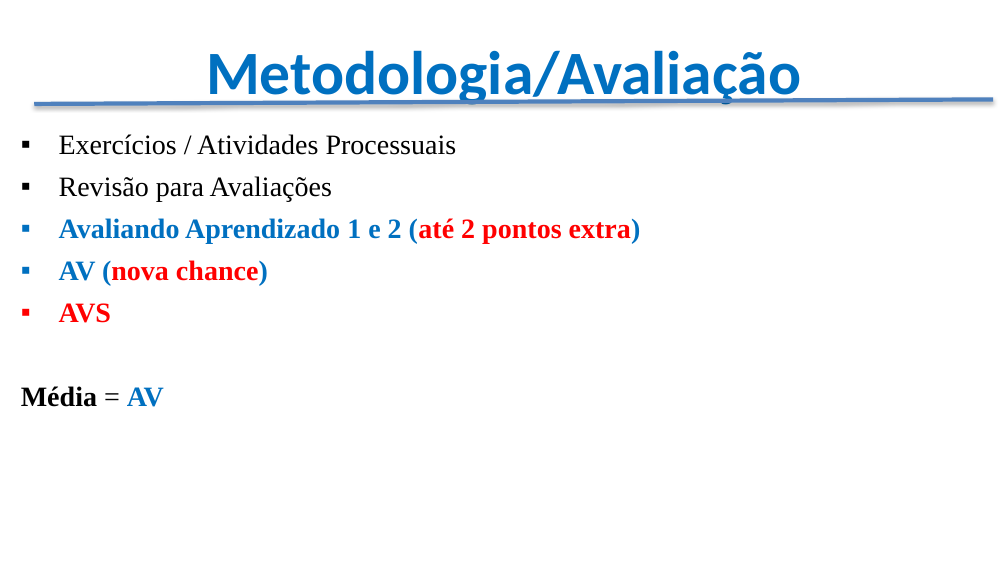
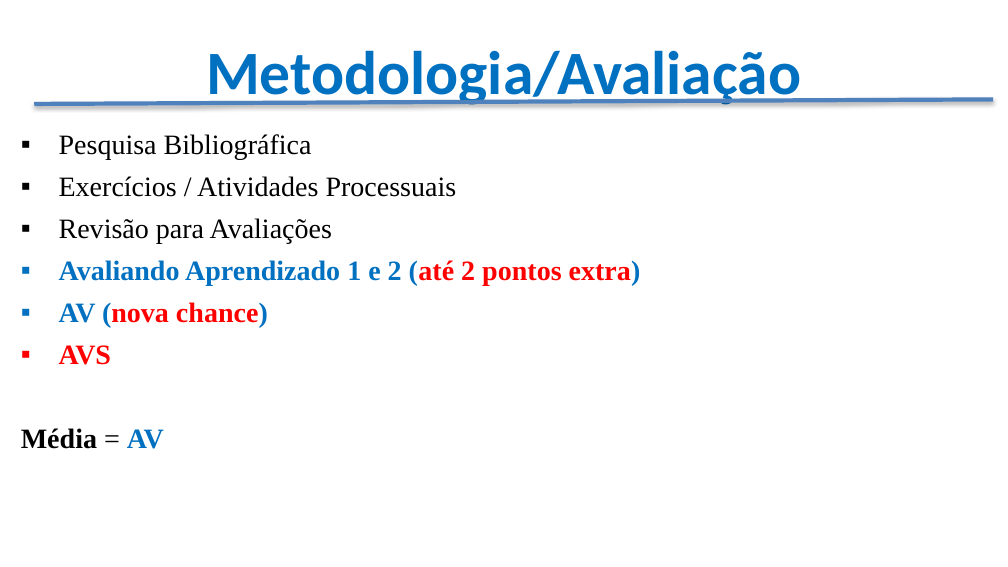
Before and after one commit to CloudEducationBrazil/WydenBancoDados, a slide deck: slide 13 of Apresentação - Banco de Dados.pptx. Drawn at 1008x567 pixels with LibreOffice and Linux fonts; fonts in the diff are those of the drawing; background and template pictures are left out. Boxes give left, top, right and bottom in pixels: in the first picture for what was removed or moved away, otherwise in the second. Text is boxed around its words. In the diff, an @@ line names an element or a change of style, - is before the commit and + after.

```diff
--- a/Apresentação - Banco de Dados.pptx
+++ b/Apresentação - Banco de Dados.pptx
@@ text at [59,134,312,160]: paragraph added @@
+▪ Pesquisa Bibliográfica
```
Also in this commit, not shown: 1 other slide changed, 4 slides added, 3 other files.
